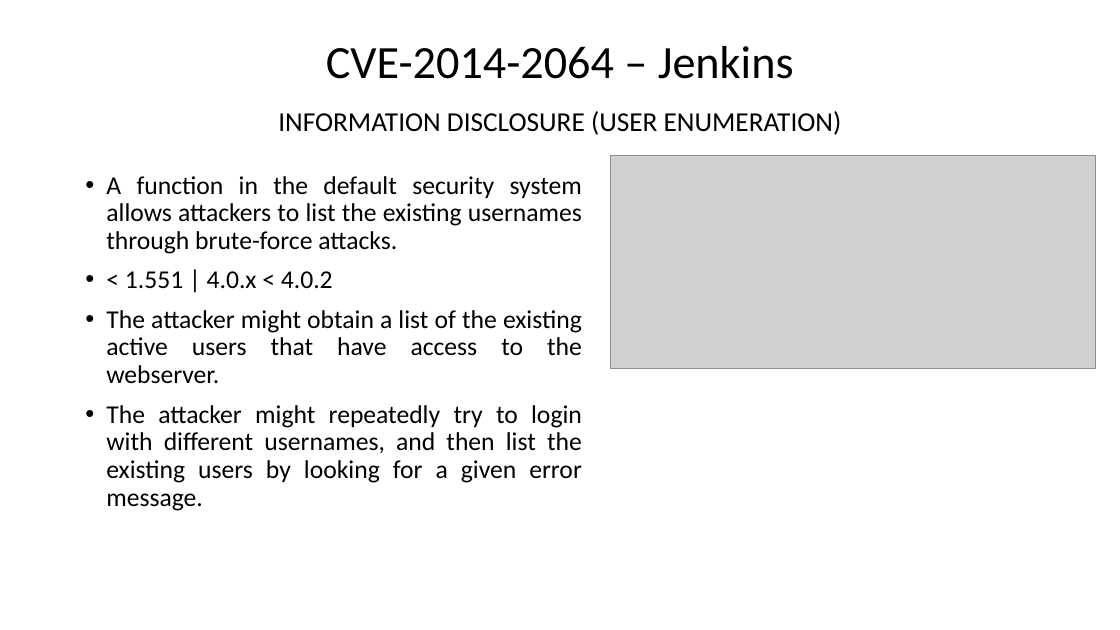
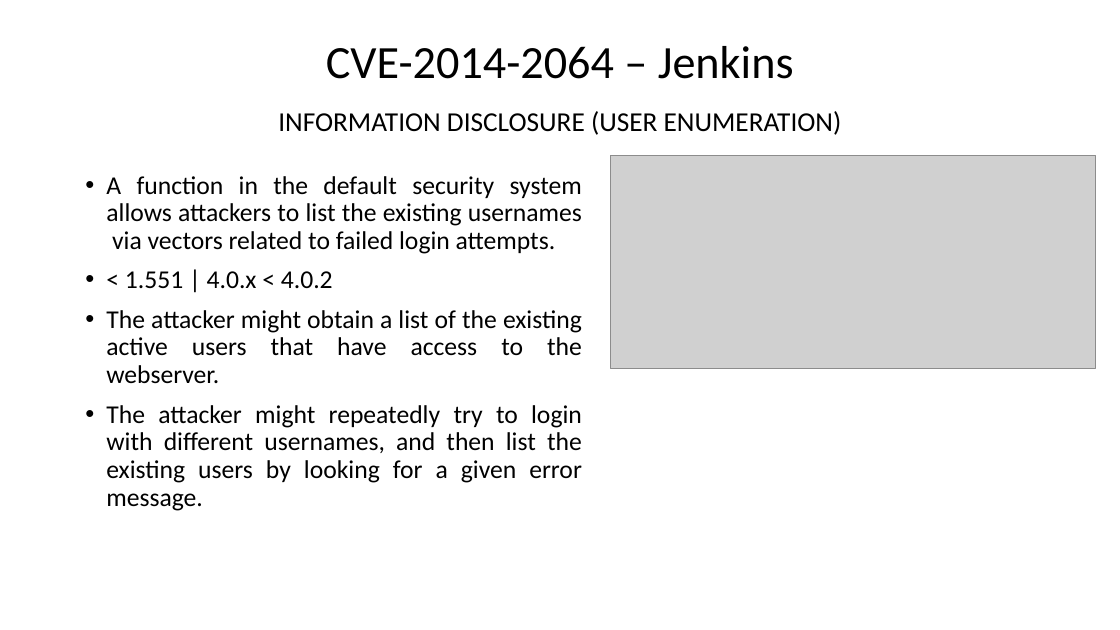
Before and after one commit to Naramsim/Offensive, a slide deck: slide 7 of Vulns Presentation.pptx (slide 5 before the commit). Drawn at 1120x630 pixels with LibreOffice and Linux fonts; fonts in the diff are those of the drawing; grey boxes stand for pictures. Boxes give left, top, right and bottom in pixels: in the first picture for what was removed or moved away, otherwise in the second. Text is boxed around its words. In the diff, an @@ line names an element or a change of style, - is before the commit and + after.

```diff
--- a/Vulns Presentation.pptx
+++ b/Vulns Presentation.pptx
@@ text at [106, 176, 582, 254]: text changed @@
-• A function in the default security system allows attackers to list the existing usernames through brute-force attacks.
+• A function in the default security system allows attackers to list the existing usernames via vectors related to failed login attempts.
```
Also in this commit, not shown: 3 other slides changed, 1 slide added.
